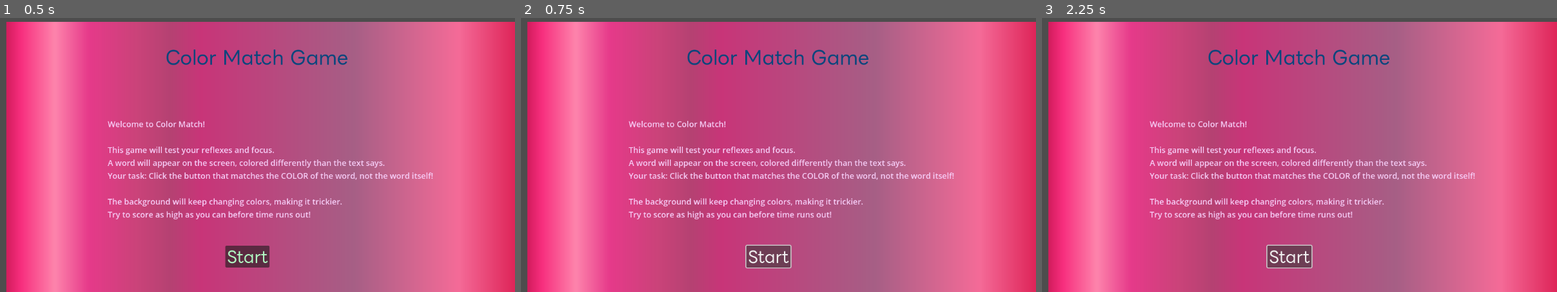
Above: before the commit, frames 1-3 (left to right).
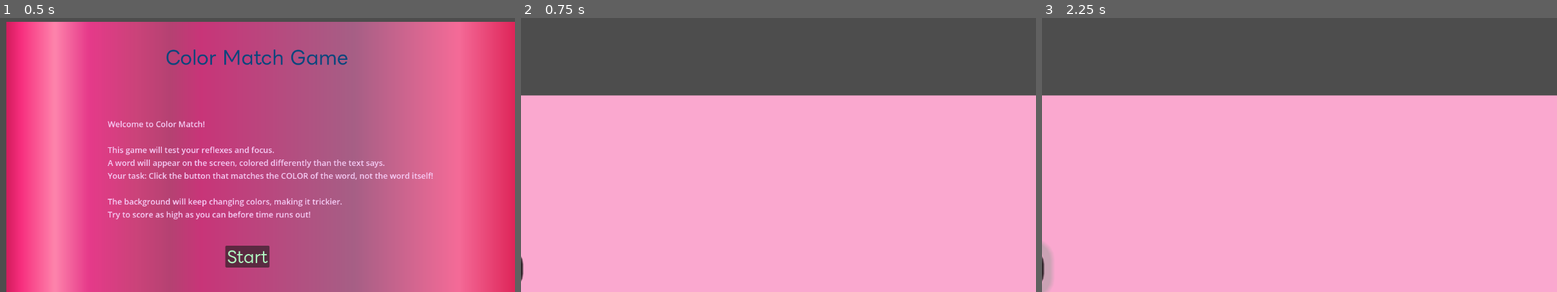
Above: after the commit, the same moments.

Repository: djimichristy-art/ColorMatch
Game: Godot game, scene res://startpage.tscn
Two runs of this game, one before a commit and one after it. Both use one fixed random seed, a clock stepped at 60 frames per second and the inputs below.
Inputs (mouse positions are in pixels of both pictures, inside the frame that each line leads up to):
- Up to frame 1 (0.5 s): no input
- Up to frame 2 (0.75 s): click "Start" at 0.5 s
- Up to frame 3 (2.25 s): click (1289, 256) at 1.25 s, where only the run before the commit has a clickable "Start"; tap Enter at 2 s; hold Right from 2.03 s (still down); tap Alt at 2.1 s

Frame 1 is identical in both runs. In frame 2, 98% of the frame differs, in the area x 0-100%, y 1-100%; in frame 3, 98%.
Error after the commit: Parse Error: Unexpected "$" in class body. (res://color_match.gd:27)

Commit message:
edited the game script

Diff:
--- a/color_match.gd
+++ b/color_match.gd
@@ -1,4 +1,3 @@
-
 extends Control
 
 # --- Constants ---
@@ -21,11 +20,11 @@
 var bg_timer_counter: float = 0
 
 # --- Nodes ---
-@onready var word_label = $WordLabel
+@onready var word_label =$TimerLabel
 @onready var score_label = $ScoreLabel
 @onready var timer_label = $TimerLabel
 @onready var timer = $GameTimer
-@onready var buttons_container = $ButtonsContainer
+$WordLabel@onready var buttons_container = $ButtonsContainer
 @onready var background = $Background  # ColorRect
 
 # --- Ready ---
--- a/color_match.tscn
+++ b/color_match.tscn
@@ -1,109 +1,85 @@
-[gd_scene load_steps=2 format=3 uid="uid://dibyq685fyyw2"]
+[gd_scene load_steps=3 format=3 uid="uid://dibyq685fyyw2"]
 
 [ext_resource type="Script" uid="uid://p0cakaphistb" path="res://color_match.gd" id="1_iatae"]
 
-[node name="ColorMatchGame" type="Control"]
+[sub_resource type="Theme" id="Theme_iatae"]
+
+[node name="ColorMatch" type="Control"]
+modulate = Color(0.9915932, 0.7946061, 0.883331, 1)
 layout_mode = 3
 anchors_preset = 0
+offset_top = 640.0
+offset_bottom = 640.0
+scale = Vector2(-11.704384, -10.921348)
+theme = SubResource("Theme_iatae")
 script = ExtResource("1_iatae")
 
 [node name="Background" type="ColorRect" parent="."]
-z_index = -1
-layout_mode = 1
-anchors_preset = 15
-anchor_right = 1.0
-anchor_bottom = 1.0
-offset_left = -1796.0
-offset_top = -642.0
-offset_right = 2803.0
-offset_bottom = 1145.0
-grow_horizontal = 2
-grow_vertical = 2
-color = Color(0.99701554, 0.73915106, 0.81901926, 1)
+layout_mode = 0
+offset_left = -9000.389
+offset_top = -4664.626
+offset_right = 40.0
+offset_bottom = 40.0
+color = Color(0.9867894, 0.83050275, 0.9188264, 1)
+
+[node name="ScoreLabel" type="Label" parent="."]
+layout_mode = 0
+offset_right = 40.0
+offset_bottom = 23.0
+
+[node name="TimerLabel" type="Label" parent="."]
+layout_mode = 0
+offset_right = 40.0
+offset_bottom = 23.0
 
 [node name="WordLabel" type="Label" parent="."]
-z_index = 1
-layout_mode = 1
-anchors_preset = 8
-anchor_left = 0.5
-anchor_top = 0.5
-anchor_right = 0.5
-anchor_bottom = 0.5
-offset_left = 428.0
-offset_top = 76.0
-offset_right = 728.0
-offset_bottom = 176.0
-grow_horizontal = 2
-grow_vertical = 2
-theme_override_font_sizes/font_size = 48
-horizontal_alignment = 1
-vertical_alignment = 1
+layout_mode = 0
+offset_right = 40.0
+offset_bottom = 23.0
 
-[node name="ScoreLabel" type="Label" parent="."]
-layout_mode = 1
-offset_left = 40.0
-offset_top = 63.0
-offset_right = 158.0
-offset_bottom = 112.0
-theme_override_font_sizes/font_size = 30
+[node name="ButtonsContainer" type="Button" parent="."]
+layout_mode = 0
+offset_right = 8.0
+offset_bottom = 8.0
 
-[node name="TimerLabel" type="Label" parent="."]
-layout_mode = 1
-anchors_preset = 1
-anchor_left = 1.0
-anchor_right = 1.0
-offset_left = 14.0
-offset_top = 111.0
-offset_right = 146.0
-offset_bottom = 147.0
-grow_horizontal = 0
+[node name="RedButton" type="Button" parent="ButtonsContainer"]
+layout_mode = 0
+offset_right = 8.0
+offset_bottom = 8.0
+
+[node name="BlueButton" type="Button" parent="ButtonsContainer"]
+layout_mode = 0
+offset_right = 8.0
+offset_bottom = 8.0
+
+[node name="GreenButton" type="Button" parent="ButtonsContainer"]
+layout_mode = 0
+offset_right = 8.0
+offset_bottom = 8.0
+
+[node name="YellowButton" type="Button" parent="ButtonsContainer"]
+layout_mode = 0
+offset_right = 8.0
+offset_bottom = 8.0
+
+[node name="PurpleButton" type="Button" parent="ButtonsContainer"]
+layout_mode = 0
+offset_right = 8.0
+offset_bottom = 8.0
+
+[node name="OrangeButton" type="Button" parent="ButtonsContainer"]
+layout_mode = 0
+offset_right = 8.0
+offset_bottom = 8.0
+
+[node name="WhiteButton" type="Button" parent="ButtonsContainer"]
+layout_mode = 0
+offset_right = 8.0
+offset_bottom = 8.0
+
+[node name="BlackButton" type="Button" parent="ButtonsContainer"]
+layout_mode = 0
+offset_right = 8.0
+offset_bottom = 8.0
 
 [node name="GameTimer" type="Timer" parent="."]
-
-[node name="ButtonsContainer" type="HBoxContainer" parent="."]
-layout_mode = 1
-anchors_preset = 13
-anchor_left = 0.5
-anchor_right = 0.5
-anchor_bottom = 1.0
-offset_left = 543.0
-offset_top = 312.0
-offset_right = 588.0
-offset_bottom = 381.0
-grow_horizontal = 2
-grow_vertical = 2
-
-[node name="RedButton" type="Button" parent="ButtonsContainer"]
-layout_mode = 2
-text = "RED"
-
-[node name="BlueButton" type="Button" parent="ButtonsContainer"]
-layout_mode = 2
-text = "BLUE"
-
-[node name="GreenButton" type="Button" parent="ButtonsContainer"]
-layout_mode = 2
-text = "GREEN"
-
-[node name="YellowButton" type="Button" parent="ButtonsContainer"]
-layout_mode = 2
-text = "YELLOW"
-
-[node name="PurpleButton" type="Button" parent="ButtonsContainer"]
-layout_mode = 2
-text = "PURPLE"
-
-[node name="OrangeButton" type="Button" parent="ButtonsContainer"]
-layout_mode = 2
-text = "ORANGE"
-
-[node name="WhiteButton" type="Button" parent="ButtonsContainer"]
-layout_mode = 2
-text = "WHITE"
-
-[node name="BlackButton" type="Button" parent="ButtonsContainer"]
-layout_mode = 2
-text = "BLACK"
-
-[connection signal="timeout" from="GameTimer" to="." method="_on_game_timer_timeout"]
-[connection signal="pressed" from="ButtonsContainer/RedButton" to="." method="_on_red_button_pressed"]
--- a/endpage.tscn
+++ b/endpage.tscn
@@ -12,6 +12,8 @@
 [node name="Endpage" type="Control"]
 layout_mode = 3
 anchors_preset = 0
+offset_left = 1.0
+offset_right = 1.0
 script = ExtResource("1_jvdcb")
 
 [node name="Background" type="TextureRect" parent="."]
--- a/project.godot
+++ b/project.godot
@@ -10,7 +10,7 @@
 
 [application]
 
-config/name="Color Match"
+config/name="Color Madness"
 config/description=" A fast-paced reflex and brain-training game where players must quickly match the color of the word displayed on the screen, not the text itself. With increasing speed and score streaks, it challenges both attention and reaction time in a fun, simple way"
 run/main_scene="uid://bim2atdxs4x1j"
 config/features=PackedStringArray("4.5", "Forward Plus")
--- a/startpage.gd
+++ b/startpage.gd
@@ -10,4 +10,4 @@
 	if start_audio:
 		start_audio.play()
 	# Load the ColorMatchGame scene
-	get_tree().change_scene_to_file("res://ColorMatchGame.tscn")  # Make sure this path matches your file
+	get_tree().change_scene_to_file("res://color_match.tscn")  # Make sure this path matches your file
